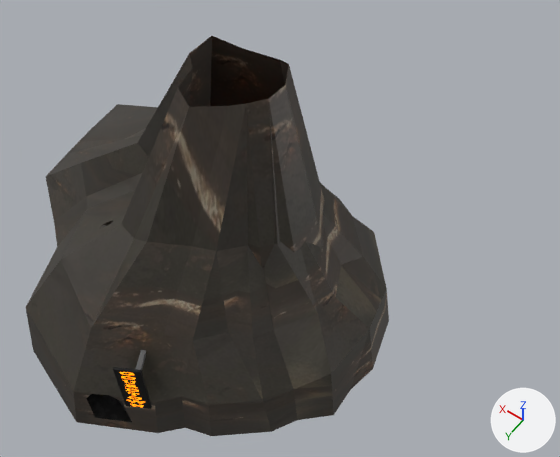
Before and after pictures for a commit that changed the glTF model Gangsta Wizards/Main/MAP - NON-BUILDINGS/Volcano.glb.
The view is the same before and after, from a 50 mm lens placed at (47.0, 278.0, 387.0), pointed at (202.0, 60.0, 45.0). Every picture has the same lights, and +X, +Y and +Z are marked at lower right. The first picture is the older version. Where no turn or scale is listed for an object, it has been applied to the vertices.

Before the edit, the objects in view are built like this:
```python
me_cube = bpy.data.meshes.new('Cube')
me_cube.from_pydata(...)  # 8 vertices, 12 faces; spans x -5.6..5.6, y -3.5..3.5, z -18.3..18.3
me_cube.materials.append(mat_sign_back)  # dark grey #323232
me_cube_001 = bpy.data.meshes.new('Cube.001')
me_cube_001.from_pydata(...)  # 8 vertices, 12 faces; spans x -1.0..15.4, y -28.1..-0.1, z -0.9..1.5
me_cube_001.materials.append(mat_metal)  # grey #747474
me_cylinder = bpy.data.meshes.new('Cylinder')
me_cylinder.from_pydata(...)  # 246 vertices, 496 faces; spans x 120.0..340.0, y 18.0..204.0, z 19.0..187.0
# faces by material slot: [372, 19, 89, 16]
me_cylinder.materials.append(mat_volcanic_rock)  # picture img_volcano
me_cylinder.materials.append(mat_lava)  # picture img_lava
me_cylinder.materials.append(mat_obsidian)  # picture img_obsidian
me_cylinder.materials.append(mat_stone_bricks)  # picture img_stone_brick
me_text = bpy.data.meshes.new('Text')
me_text.from_pydata(...)  # 486 vertices, 952 faces; spans x -4.3..4.1, y -1.9..3.0, z -17.2..17.1
me_text.materials.append(mat_neon_light)  # orange #e77b00, glowing orange #ff8a00
ob_sign = bpy.data.objects.new('Sign', me_cube)
ob_sign.location = (193.4, 186.5, 65.7)
ob_support = bpy.data.objects.new('Support', me_cube_001)
ob_support.location = (193.4, 186.5, 65.7)
ob_text = bpy.data.objects.new('Text', me_text)
ob_text.location = (193.3, 186.6, 65.7)
ob_volcano = bpy.data.objects.new('Volcano', me_cylinder)
ob_volcano.location = (0.0, 0.0, 0.0)
```
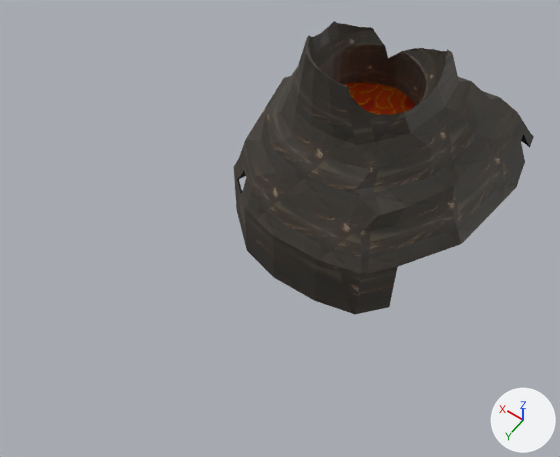
The change in detail:
Mesh me_cube_006 is new.
It has 466 vertices, 925 faces and spans x -12.0..166.0, y -2.0..173.0, z -48.0..101.0.
Faces by material slot: [783, 112, 30].
It uses material mat_volcanic_rock (picture img_volcano).
It uses material mat_obsidian (picture img_obsidian).
It uses material mat_lava (picture img_lava).
Object 'Sign' (ob_sign) is deleted.
Object 'Support' (ob_support) is deleted.
Object 'Volcano' (ob_volcano) is deleted.
Object 'Text' (ob_text) is deleted.
Object 'Volcano Body' (ob_volcano_body) is new; it shows me_cube_006.
Its location is (127.1, -132.7, 5.5).

Boxes (x1, y1, x2, y2) around the edits, measured in the pictures (560 x 457 px):
'Volcano', deleted: before (26, 36, 389, 436)
    faces in mat_volcanic_rock (picture img_volcano): (26, 36, 389, 436)
    faces in mat_obsidian (picture img_obsidian): (86, 394, 132, 422)
'Volcano Body', added: after (234, 21, 534, 314)
    faces in mat_volcanic_rock (picture img_volcano): (234, 21, 534, 314)
    faces in mat_lava (picture img_lava): (345, 83, 415, 115)
'Sign', deleted: before (113, 367, 152, 409)
'Text', deleted: before (120, 372, 144, 407)
'Support', deleted (mostly hidden): before (136, 350, 146, 371)
